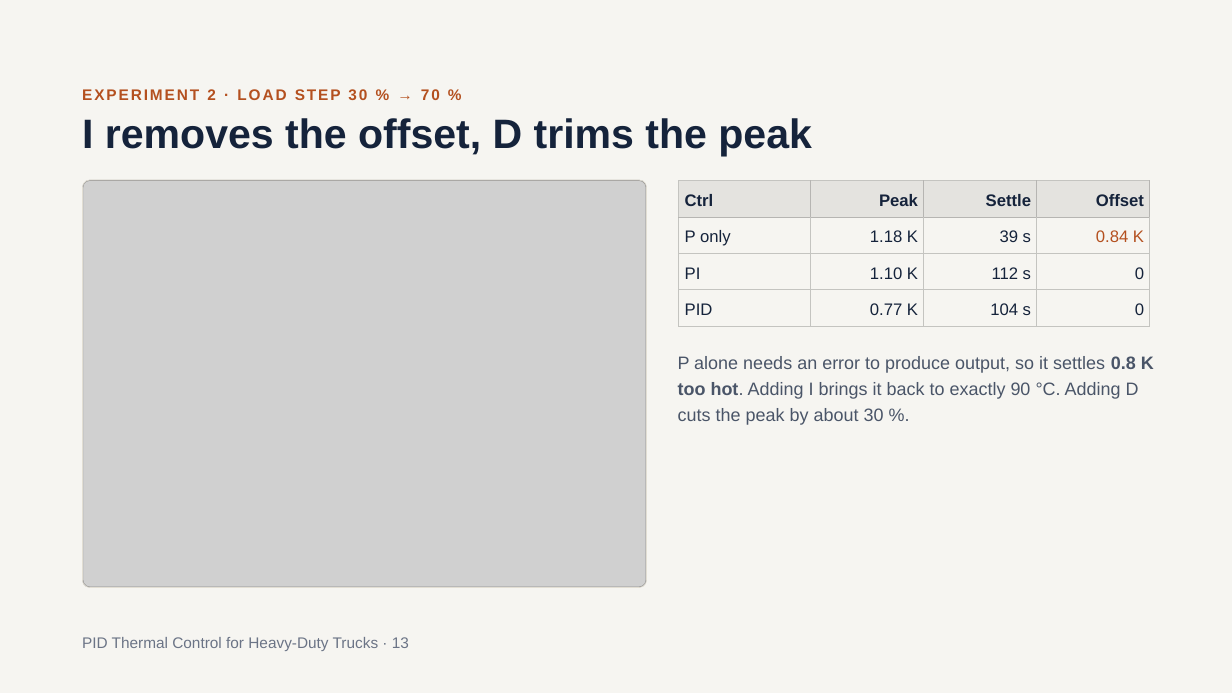
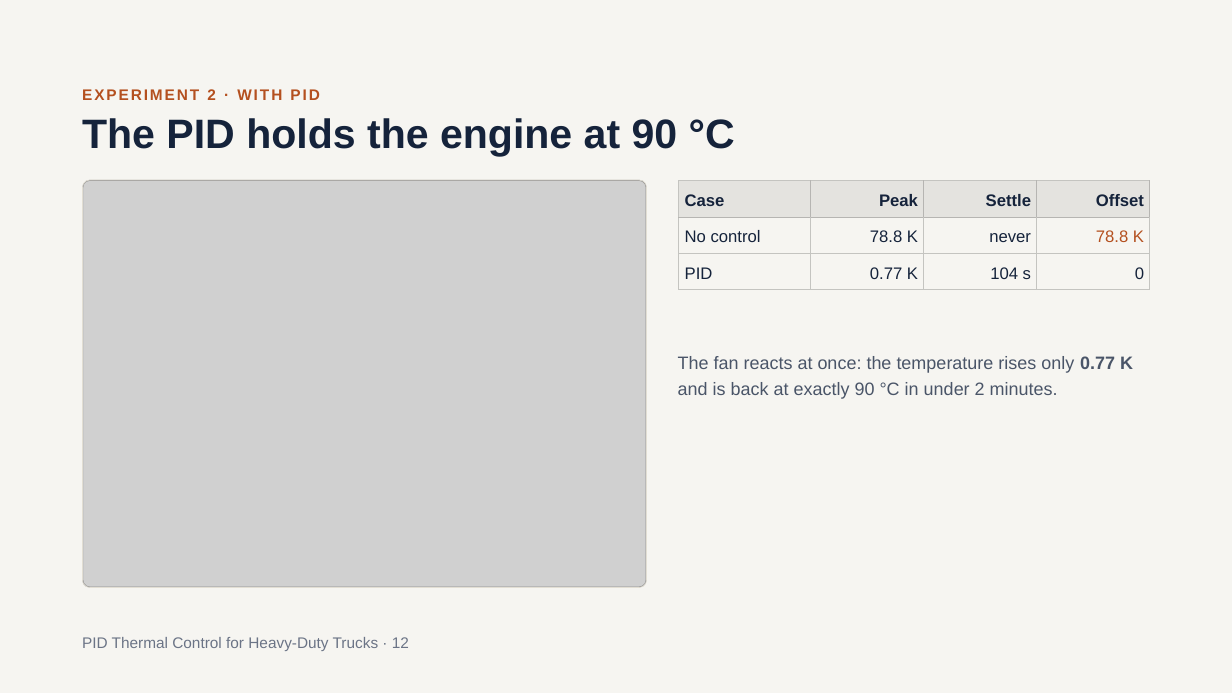
Before and after one commit to SushanthBibi/PID-Cooling-matlab, a slide deck: slide 12 of PID_Thermal_Control_for_Heavy-Duty_Trucks_v2.pptx (slide 13 before the commit). Drawn at 1232x693 pixels with LibreOffice and Linux fonts; fonts in the diff are those of the drawing; grey boxes stand for pictures. Boxes give left, top, right and bottom in pixels: in the first picture for what was removed or moved away, otherwise in the second. Text is boxed around its words. In the diff, an @@ line names an element or a change of style, - is before the commit and + after.

```diff
--- a/PID_Thermal_Control_for_Heavy-Duty_Trucks_v2.pptx
+++ b/PID_Thermal_Control_for_Heavy-Duty_Trucks_v2.pptx
@@ text at box(82, 89, 319, 100): text changed @@
-EXPERIMENT 2 · LOAD STEP 30 % → 70 %
+EXPERIMENT 2 · WITH PID
@@ title at box(82, 118, 735, 156): text changed @@
-I removes the offset, D trims the peak
+The PID holds the engine at 90 °C
@@ table at box(679, 181, 1150, 326) @@
-row 1: Ctrl | Peak | Settle | Offset
-row 2: P only | 1.18 K | 39 s | 0.84 K
-row 3: PI | 1.10 K | 112 s | 0
+row 1: Case | Peak | Settle | Offset
+row 2: No control | 78.8 K | never | 78.8 K
@@ text at box(678, 356, 1133, 399): text changed @@
-P alone needs an error to produce output, so it settles 0.8 K too hot. Adding I brings it back to exactly 90 °C. Adding D cuts the peak by about 30 %.
+The fan reacts at once: the temperature rises only 0.77 K and is back at exactly 90 °C in under 2 minutes.
@@ text at box(82, 637, 409, 651): text changed @@
-PID Thermal Control for Heavy-Duty Trucks · 13
+PID Thermal Control for Heavy-Duty Trucks · 12
```
Also in this commit, not shown: 8 other slides changed, 1 slide removed.
